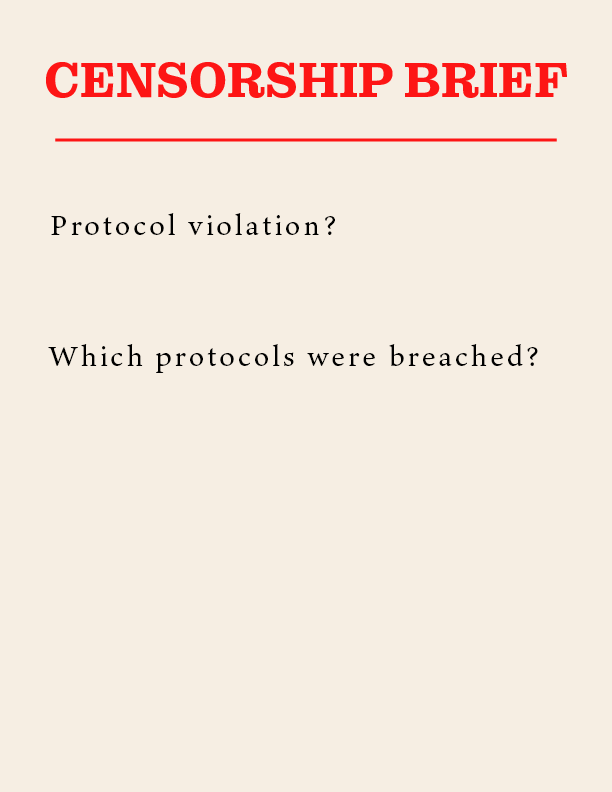
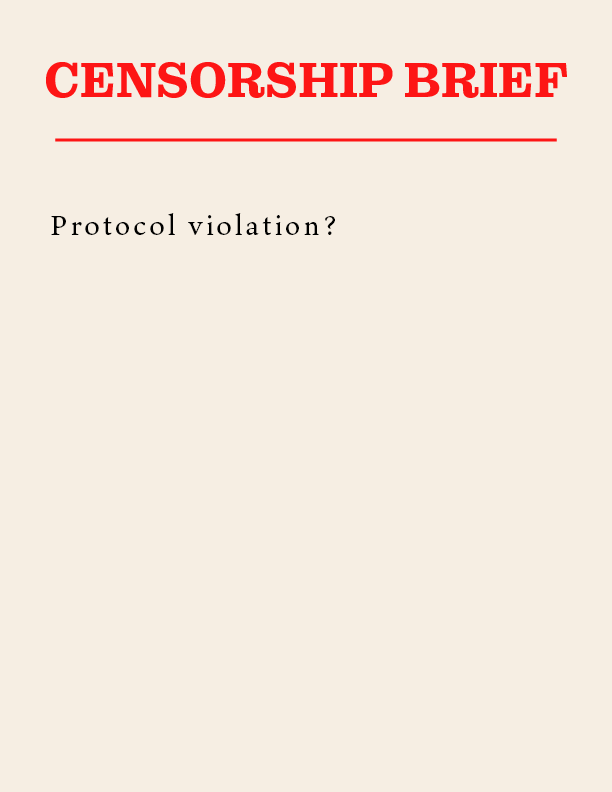
Comparing the layer stacks of the two 612 × 792 images. Changes:
hid "Which protocols were breached?" over [48, 344, 538, 373]
